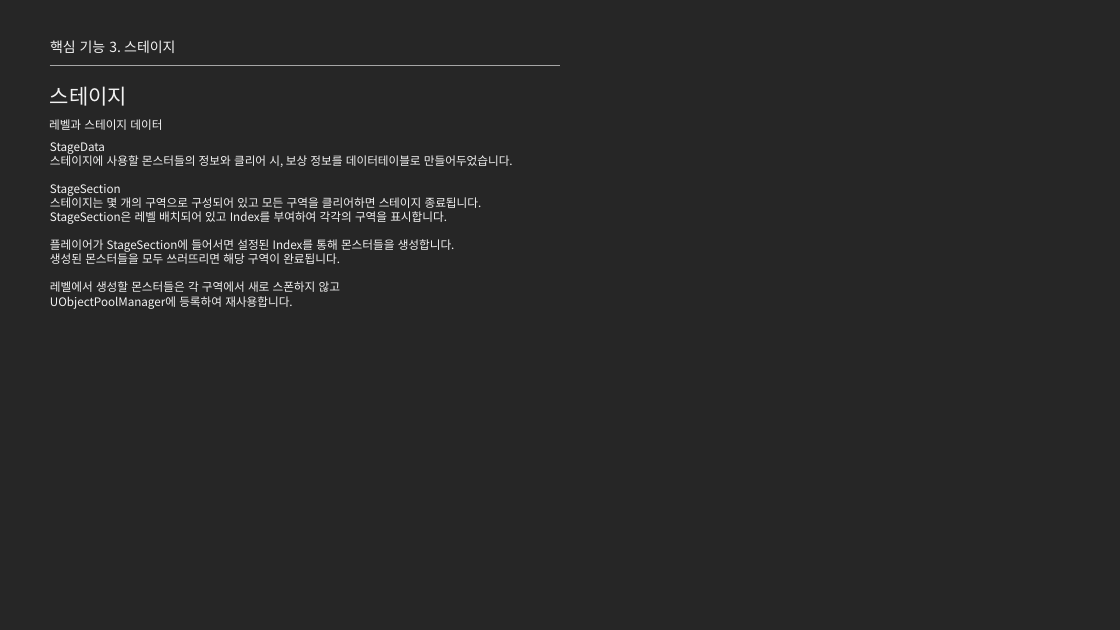
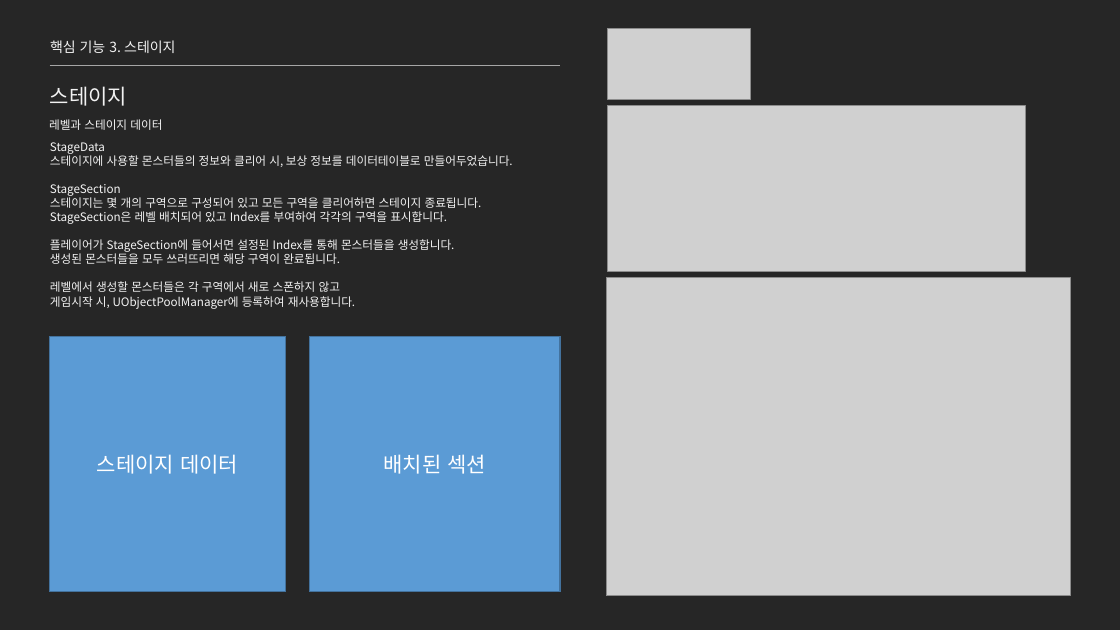
Before and after one commit to jhk0701/project-ARPGHunter, a slide deck: slide 21 of Docs/UnrealEngine_문서_김정환.pptx. Drawn at 1120x630 pixels with LibreOffice and Linux fonts; fonts in the diff are those of the drawing; grey boxes stand for pictures. Boxes give left, top, right and bottom in pixels: in the first picture for what was removed or moved away, otherwise in the second. Text is boxed around its words. In the diff, an @@ line names an element or a change of style, - is before the commit and + after.

Commit message:
Docs: 문서 업데이트

```diff
--- a/Docs/UnrealEngine_문서_김정환.pptx
+++ b/Docs/UnrealEngine_문서_김정환.pptx
@@ picture added at [607,29,751,99] @@
@@ picture added at [607,106,1026,271] @@
@@ text at [50,296,355,309]: text changed @@
-UObjectPoolManager에 등록하여 재사용합니다.
+게임시작 시, UObjectPoolManager에 등록하여 재사용합니다.
@@ picture added at [607,278,1070,597] @@
@@ rectangle added at [50,337,286,592], fill #5B9BD5, outline #43739E 1 pt, 18 pt, text #FFFFFF @@
+스테이지 데이터
@@ rectangle added at [310,337,560,592], fill #5B9BD5, outline #43739E 1 pt, 18 pt, text #FFFFFF @@
+배치된 섹션
```
Also in this commit, not shown: 15 other slides changed, 15 other files.
